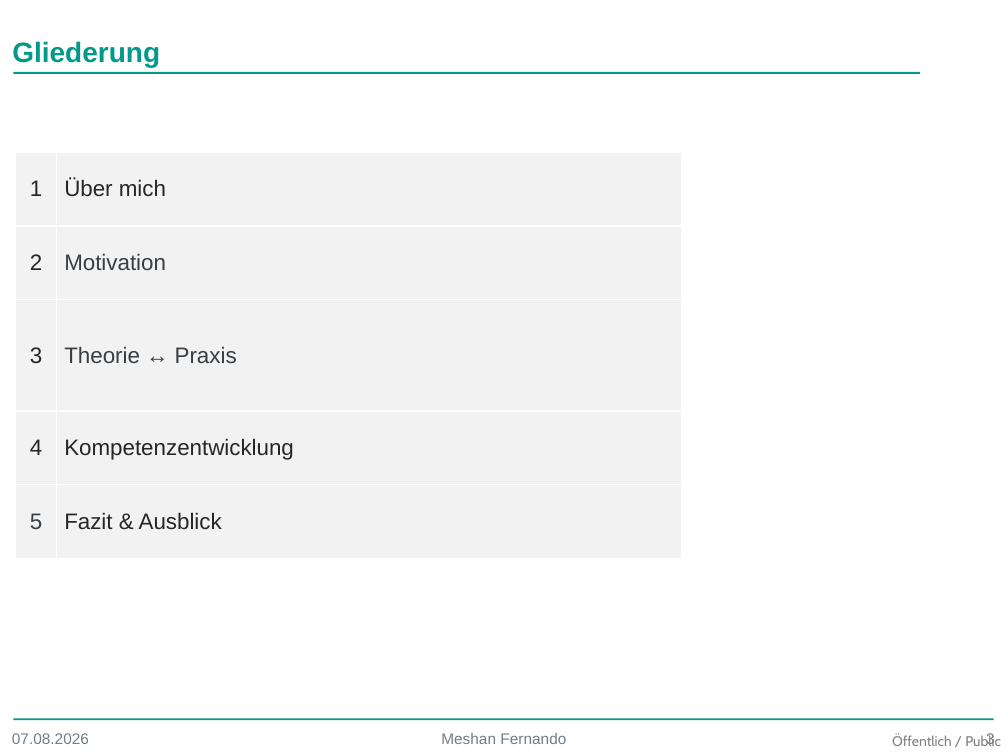
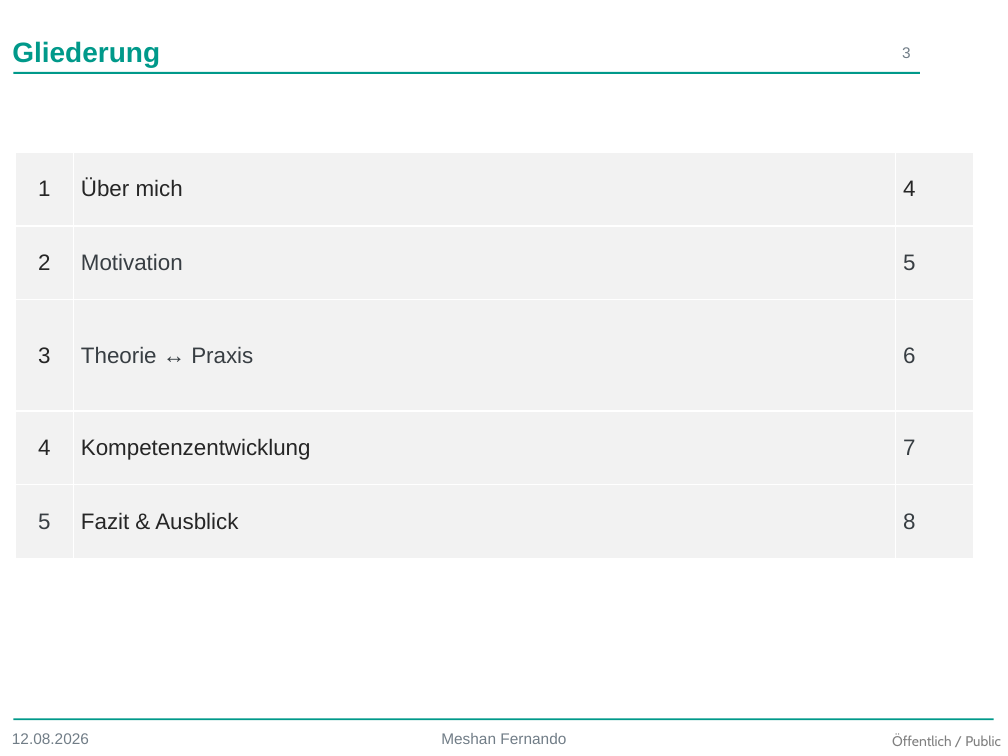
Before and after one commit to thejoker1236/BachlorsThesis, a slide deck: slide 3 of Presentation/TheoriePraxisTransfer.pptx. Drawn at 1008x756 pixels with LibreOffice and Linux fonts; fonts in the diff are those of the drawing; background and template pictures are left out. Boxes give left, top, right and bottom in pixels: in the first picture for what was removed or moved away, otherwise in the second. Text is boxed around its words. In the diff, an @@ line names an element or a change of style, - is before the commit and + after.

```diff
--- a/Presentation/TheoriePraxisTransfer.pptx
+++ b/Presentation/TheoriePraxisTransfer.pptx
@@ page number: place and size @@
-page number at [986, 733, 995, 746]
+page number at [902, 47, 911, 58]
@@ table at [15, 152, 974, 558] @@
+column 3: 4 | 5 | 6 | 7 | 8
@@ table: place and size @@
-table at [15, 152, 681, 558]
+table at [15, 152, 974, 558]
@@ text at [12, 733, 89, 744]: text changed @@
-07.08.2026
+12.08.2026
```
Also in this commit, not shown: 6 other slides changed, 7 other files.
